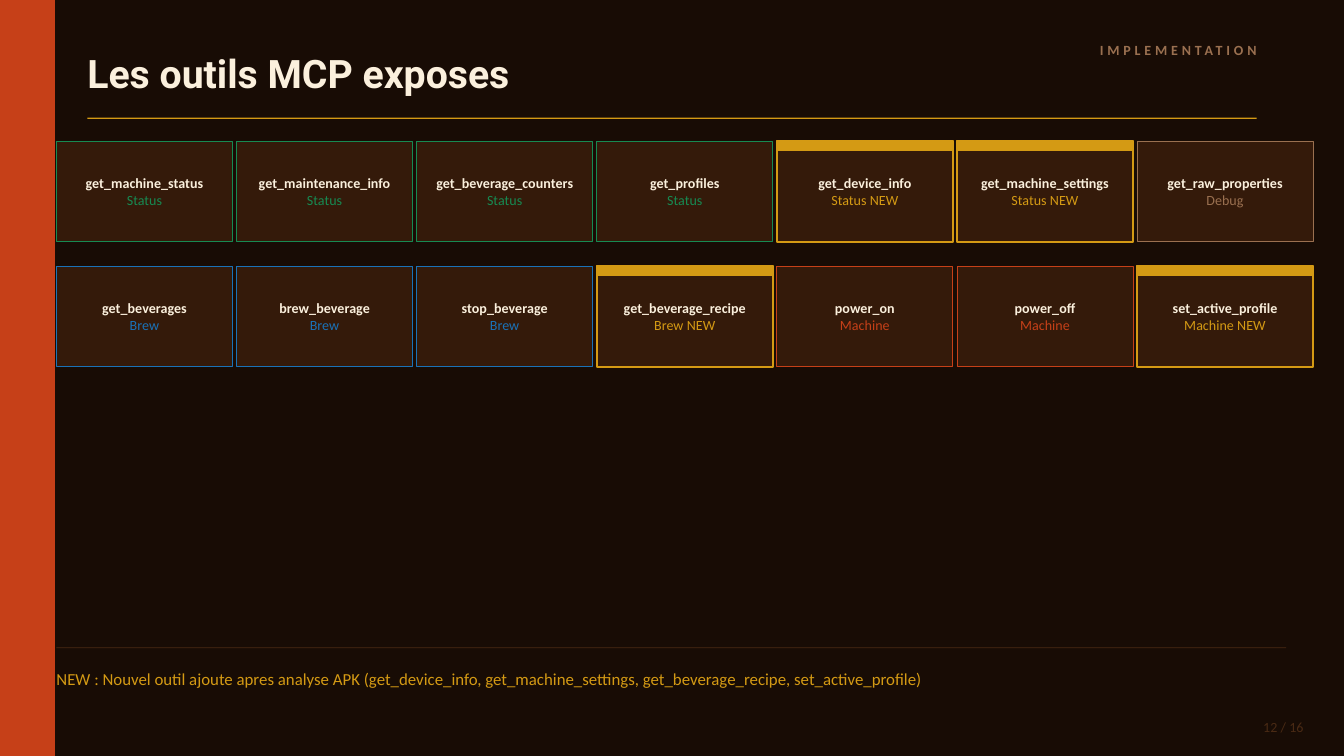
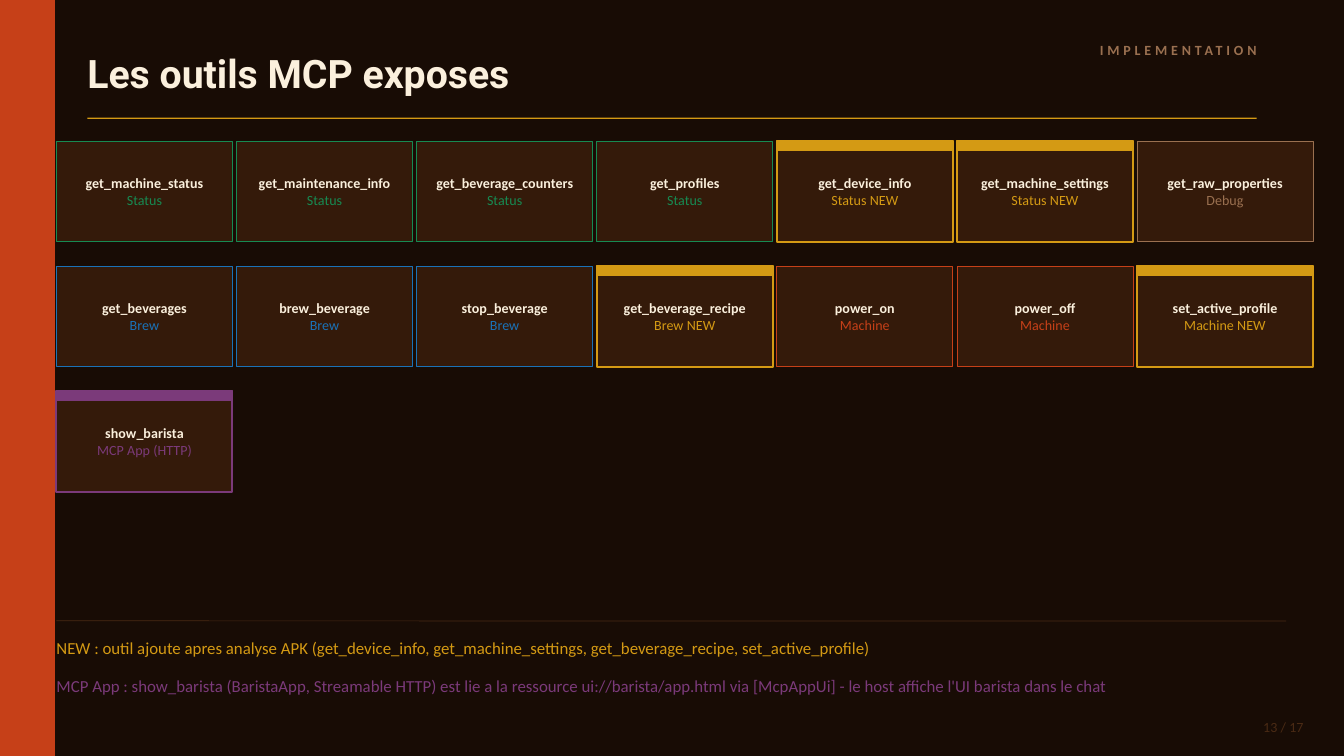
Before and after one commit to AClerbois/mcp-delonghi, a slide deck: slide 13 of docs/mcp-delonghi-talk.pptx (slide 12 before the commit). Drawn at 1344x756 pixels with LibreOffice and Linux fonts; fonts in the diff are those of the drawing. Boxes give left, top, right and bottom in pixels: in the first picture for what was removed or moved away, otherwise in the second. Text is boxed around its words. In the diff, an @@ line names an element or a change of style, - is before the commit and + after.

```diff
--- a/docs/mcp-delonghi-talk.pptx
+++ b/docs/mcp-delonghi-talk.pptx
@@ rectangle added at (56,391,233,492), fill #341A0A, outline #7B3A7A 1.1 pt @@
@@ rectangle added at (56,391,233,401), fill #7B3A7A, outline #7B3A7A 1 pt @@
@@ text added at (97,428,192,457), 7.5 pt, text #FBF0DD, bold @@
+show_barista
+MCP App (HTTP)
@@ line moved from (56, 648) - (1286, 648) to (56, 621) - (1286, 621) @@
@@ text at (56,642,869,657): text changed @@
-NEW : Nouvel outil ajoute apres analyse APK (get_device_info, get_machine_settings, get_beverage_recipe, set_active_profile)
+NEW : outil ajoute apres analyse APK (get_device_info, get_machine_settings, get_beverage_recipe, set_active_profile)
@@ text added at (56,680,1105,695), 9 pt, text #7B3A7A @@
+MCP App : show_barista (BaristaApp, Streamable HTTP) est lie a la ressource ui://barista/app.html via [McpAppUi] - le host affiche l'UI barista dans le chat
```
Also in this commit, not shown: 15 other slides changed, 1 slide added, 1 other file.
